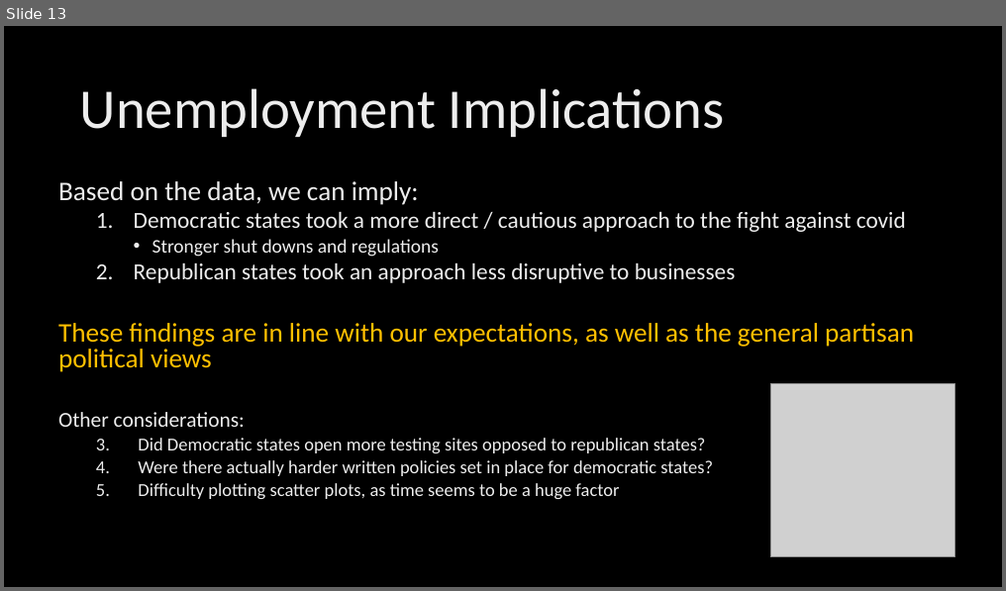
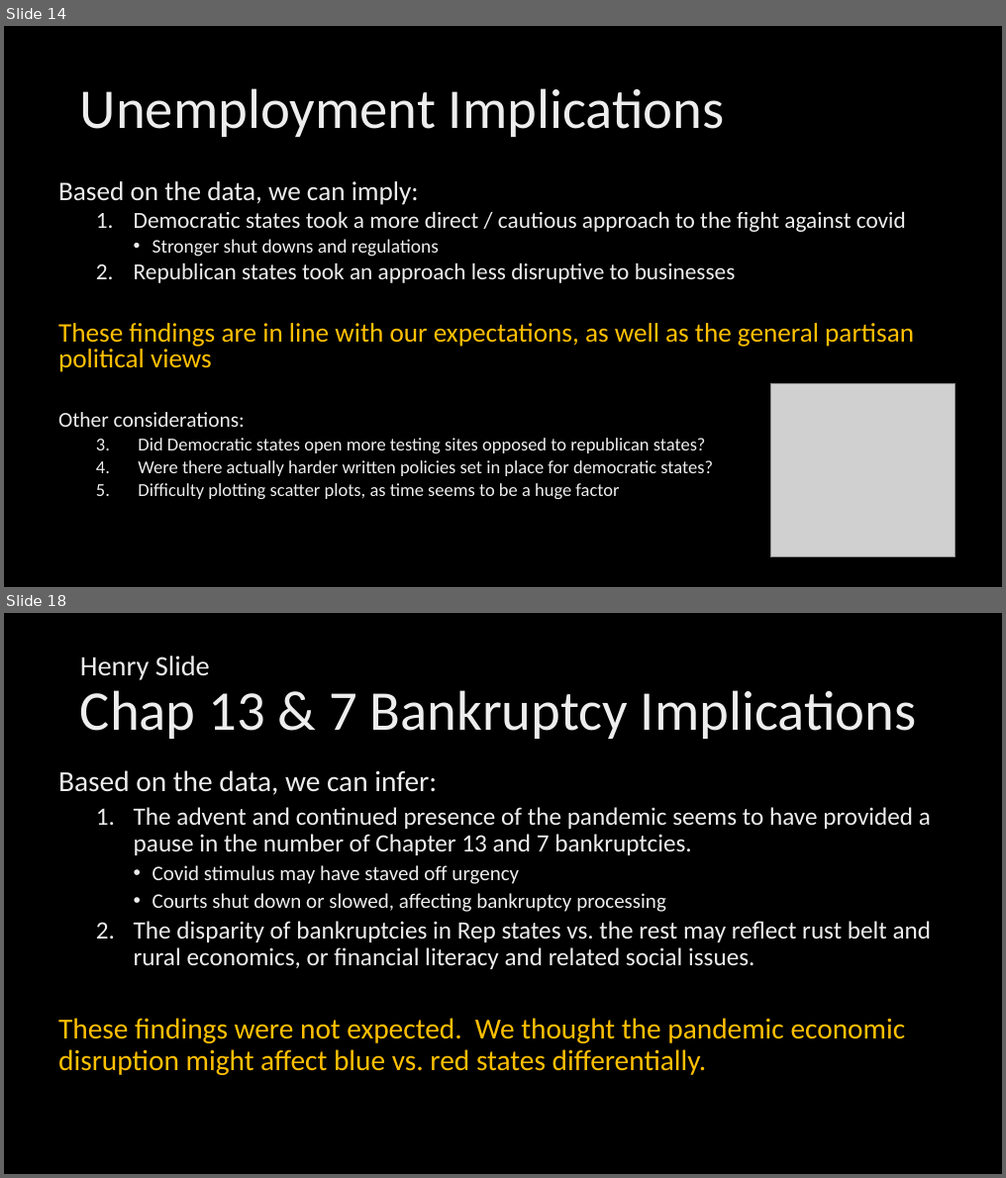
Before and after one commit to NUbee65/project-1-challenge, a slide deck: State Partisan Control affects on Covid - BrookC Variant.pptx. Shown one above the other, each under a label of ours: slide 13 before the commit, slides 14 and 18 after it; the slides between them are not shown. The pictures are 1006x591 and 1006x1178 pixels, drawn with LibreOffice and Linux fonts; fonts in the diff are those of the drawing; grey boxes stand for pictures; background and template pictures are left out. Boxes give left, top, right and bottom in pixels: in the first picture for what was removed or moved away, otherwise in the second. Text is boxed around its words. In the diff, an @@ line names an element or a change of style, - is before the commit and + after.

```diff
--- a/State Partisan Control affects on Covid - BrookC Variant.pptx
+++ b/State Partisan Control affects on Covid - BrookC Variant.pptx
@@ slide 18 added at box(4, 613, 1002, 1174), background picture (left out) @@
@@ title added at box(80, 656, 917, 739), 54 pt, text gradient #BFBFBF to #EDEDED to #FFFFFF @@
+Henry Slide
+Chap 13 & 7 Bankruptcy Implications
@@ text added at box(58, 770, 932, 1075), 24 pt, text gradient #BFBFBF to #EDEDED to #FFFFFF @@
+Based on the data, we can infer:
+  1. The advent and continued presence of the pandemic seems to have provided a pause in the number of Chapter 13 and 7 bankruptcies.
+    • Covid stimulus may have staved off urgency
+    • Courts shut down or slowed, affecting bankruptcy processing
+  2. The disparity of bankruptcies in Rep states vs. the rest may reflect rust belt and rural economics, or financial literacy and related social issues.
+These findings were not expected. We thought the pandemic economic disruption might affect blue vs. red states differentially.
@@ what was slide 13 is now slide 14 @@
```
Also in this commit, not shown: 5 slides changed, 4 other slides added, 1 other file.
